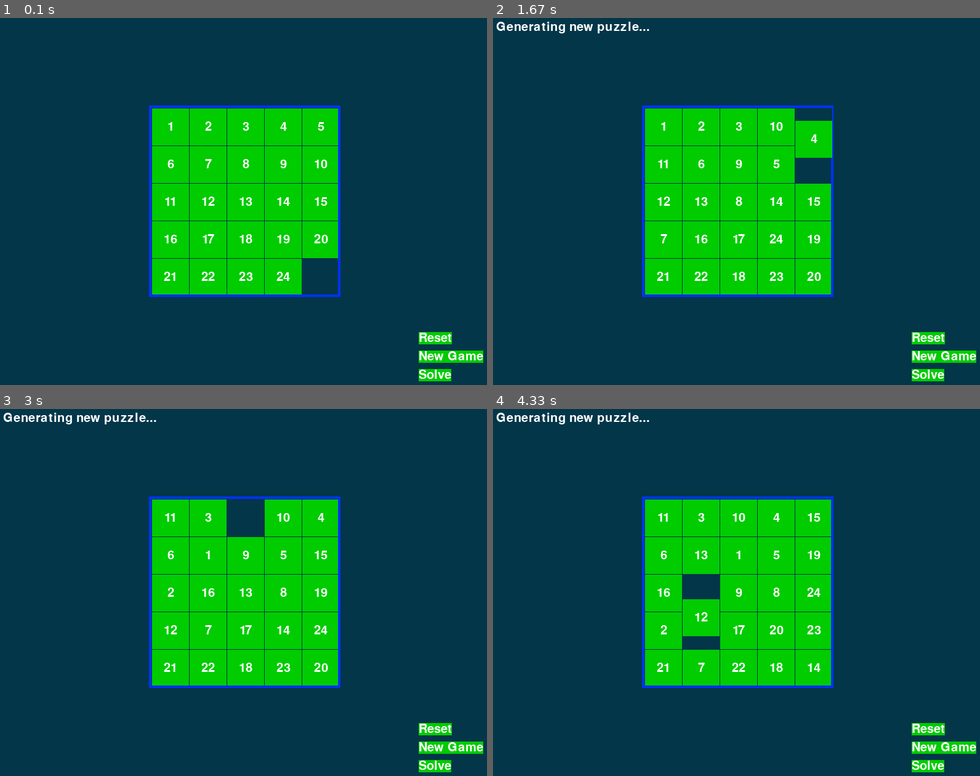
Above: before the commit, frames 1-4 (two rows, left to right).
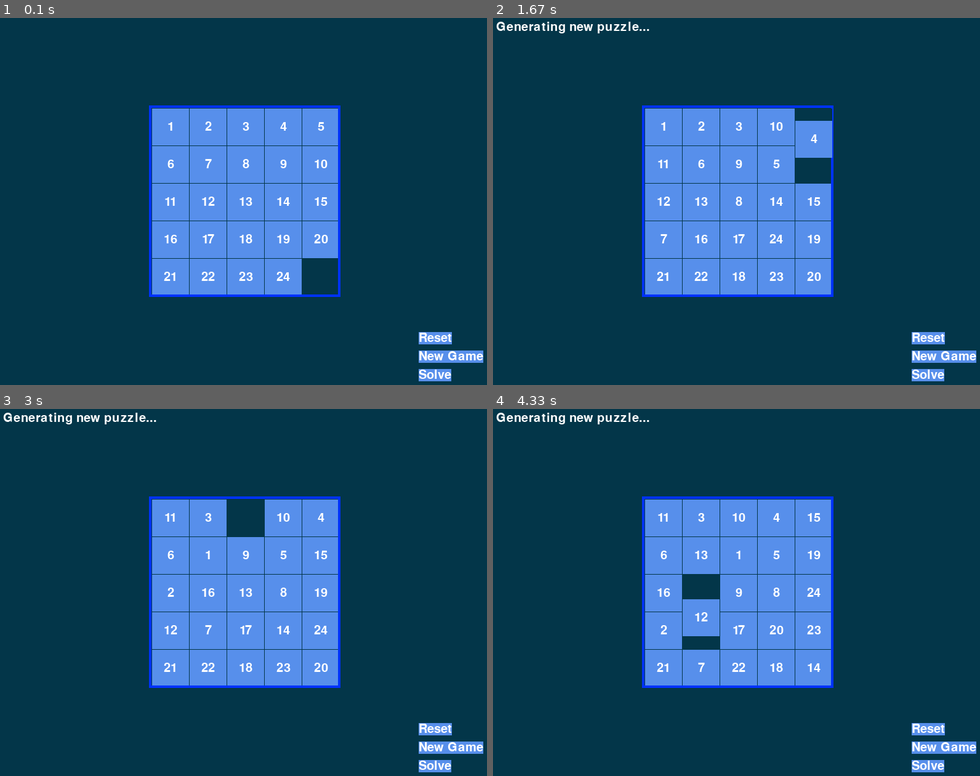
Above: after the commit, the same moments.

Repository: waitisthatv/csc125
Game: pygame game, started from Documents/csc125/pygamemodificationVD.py
Two runs of this game, one before a commit and one after it. Both use one fixed random seed, a clock stepped at 60 frames per second and the inputs below.
Inputs:
- Up to frame 1 (0.1 s): no input
- Up to frame 2 (1.67 s): no input
- Up to frame 3 (3 s): no input
- Up to frame 4 (4.33 s): no input

The runs differ from the first frame. In frame 1, 18% of the frame differs, in the area x 31-100%, y 24-99%; in frame 2, 18%; in frame 3, 18%; in frame 4, 18%.

Commit message:
Update pygamemodificationVD.py
testing tile color change before the rest

Diff:
--- a/Documents/csc125/pygamemodificationVD.py
+++ b/Documents/csc125/pygamemodificationVD.py
@@ -22,10 +22,10 @@
 WHITE =         (255, 255, 255)
 BRIGHTBLUE =    (  0,  50, 255)
 DARKTURQUOISE = (  3,  54,  73)
-GREEN =         (  0, 204,   0)
+NICEBLUE =      ( 87, 143, 235)
 
 BGCOLOR = DARKTURQUOISE
-TILECOLOR = GREEN
+TILECOLOR = NICEBLUE
 TEXTCOLOR = WHITE
 BORDERCOLOR = BRIGHTBLUE
 BASICFONTSIZE = 20
